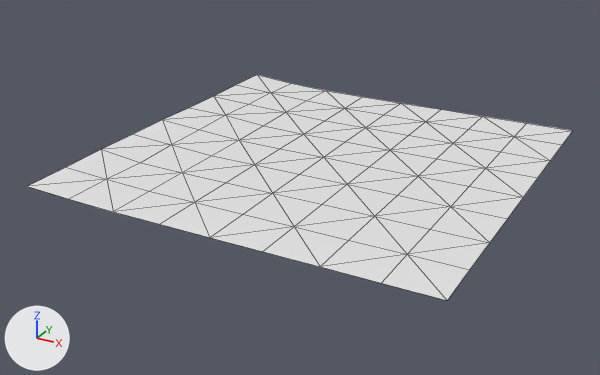
One commit to the OBJ model assets/maps/chunks/terrain_lod2_6_1.obj: the scene before it, then after it.
Both versions are drawn from a camera (50 mm lens) standing at (944.5, -412.3, 87.0) and looking at (827.4, -199.4, -19.4). The lights are fixed; the arrows at lower left show +X, +Y and +Z. The first picture is the older version. Mesh edges are drawn as thin lines. Where no turn or scale is listed for an object, it has been applied to the vertices.

The first picture shows 'terrain_lod2_6_1'.
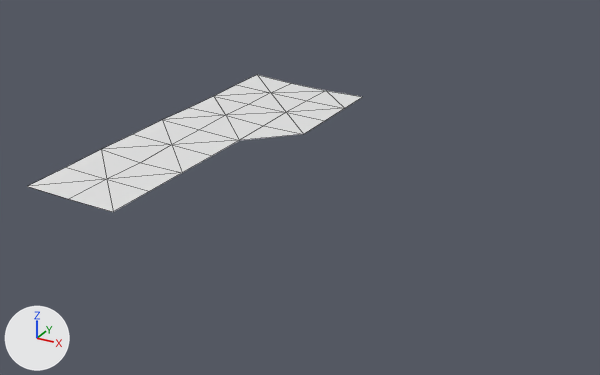
Patch to the scene script:
```diff
--- a/assets/maps/chunks/terrain_lod2_6_1.obj.py
+++ b/assets/maps/chunks/terrain_lod2_6_1.obj.py
@@ me_terrain_lod2_6_1 @@
 # used by ob_terrain_lod2_6_1; location = (0.0, 0.0, 0.0)
-me_terrain_lod2_6_1.from_pydata(...)  # 81 vertices, 128 faces; spans x 768.0..896.0, y -256.0..-128.0, z -10.8..-8.5
+me_terrain_lod2_6_1.from_pydata(...)  # 31 vertices, 39 faces; spans x 768.0..816.0, y -256.0..-128.0, z -10.8..-8.5
+# me_terrain_lod2_6_1 part 1
+# 50 vertices are removed from x 816.0..896.0, y -256.0..-128.0, z -10.8
+# 89 faces are deleted
```

Location of each change, (x1, y1, x2, y2) in pixels of the pictures (600 x 375 px):
'terrain_lod2_6_1', reshaped (39% narrower, 39% shorter): before (28, 75, 572, 300); after (28, 75, 362, 212)
part 1 of me_terrain_lod2_6_1, deleted: before (114, 97, 572, 300)
